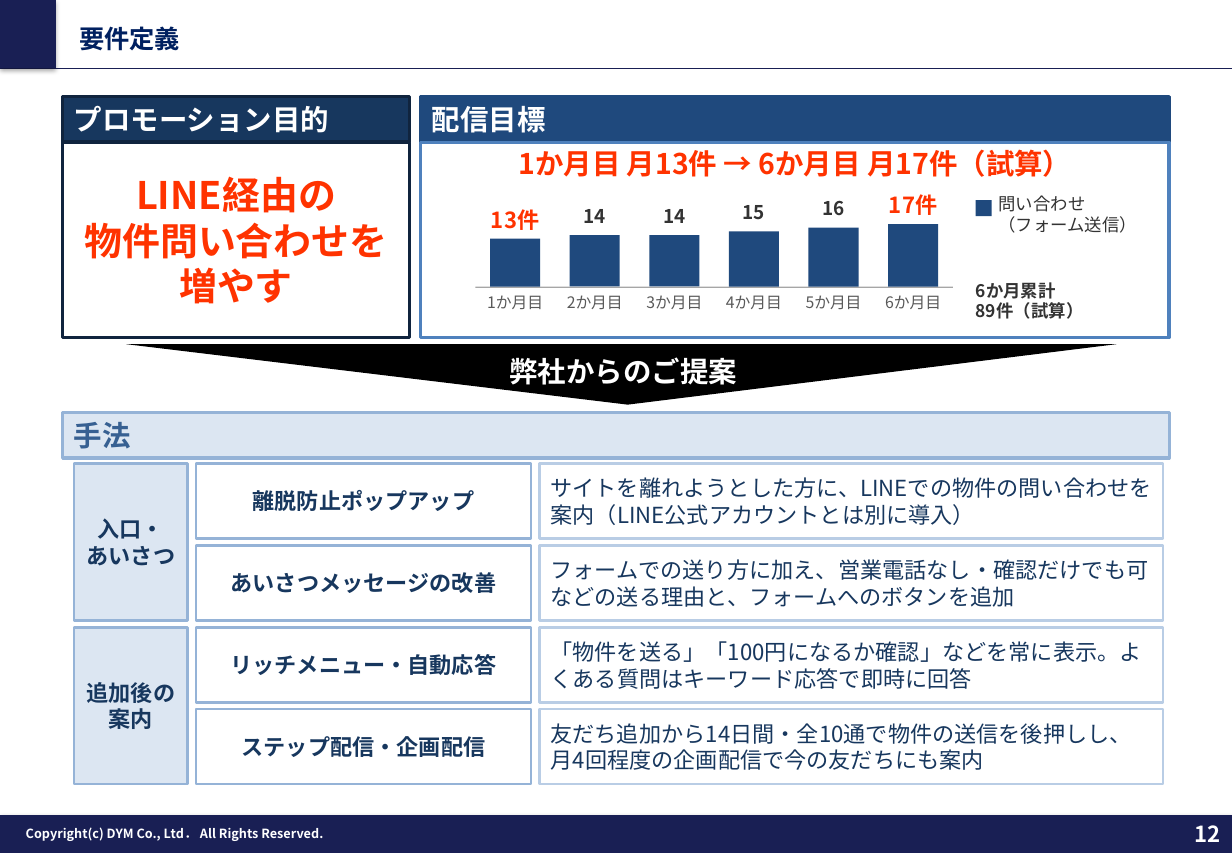
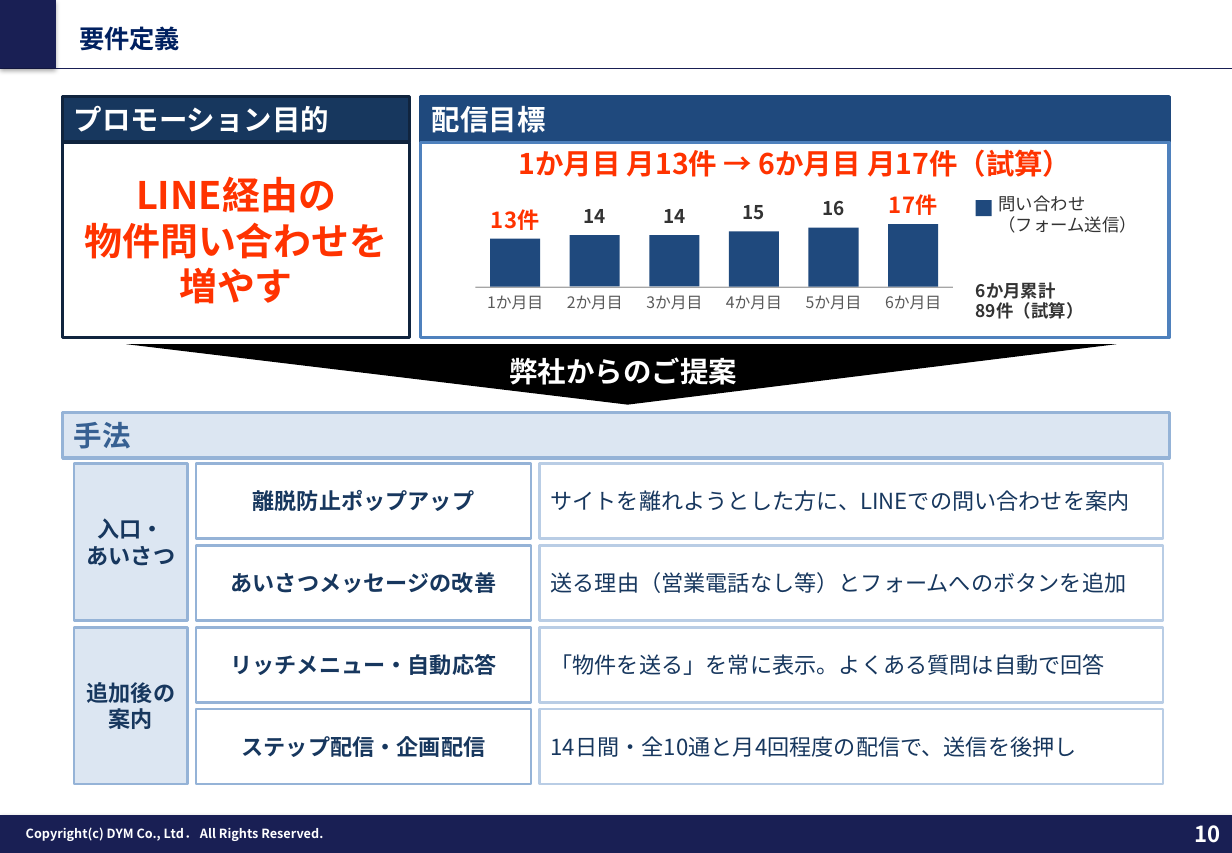
Before and after one commit to tonomura-r-dev/folder, a slide deck: slide 10 of 202610_株式会社あらうち御中_LINE公式アカウント運用のご提案_v9.pptx (slide 12 before the commit). Drawn at 1232x853 pixels with LibreOffice and Linux fonts; fonts in the diff are those of the drawing; background and template pictures are left out. Boxes give left, top, right and bottom in pixels: in the first picture for what was removed or moved away, otherwise in the second. Text is boxed around its words. In the diff, an @@ line names an element or a change of style, - is before the commit and + after.

```diff
--- a/202610_株式会社あらうち御中_LINE公式アカウント運用のご提案_v9.pptx
+++ b/202610_株式会社あらうち御中_LINE公式アカウント運用のご提案_v9.pptx
@@ text in rectangle at (551,490,1130,511): text changed @@
-サイトを離れようとした方に、LINEでの物件の問い合わせを案内（LINE公式アカウントとは別に導入）
+サイトを離れようとした方に、LINEでの問い合わせを案内
@@ text in rectangle at (551,572,1127,593): text changed @@
-フォームでの送り方に加え、営業電話なし・確認だけでも可などの送る理由と、フォームへのボタンを追加
+送る理由（営業電話なし等）とフォームへのボタンを追加
@@ text in rectangle at (551,654,1105,675): text changed @@
-「物件を送る」「100円になるか確認」などを常に表示。よくある質問はキーワード応答で即時に回答
+「物件を送る」を常に表示。よくある質問は自動で回答
@@ text in rectangle at (551,736,1077,757): text changed @@
-友だち追加から14日間・全10通で物件の送信を後押しし、月4回程度の企画配信で今の友だちにも案内
+14日間・全10通と月4回程度の配信で、送信を後押し
@@ page number at (1195,825,1221,843): text changed @@
-12
+10
```
Also in this commit, not shown: 11 other slides changed, 2 slides removed, 3 other files.
